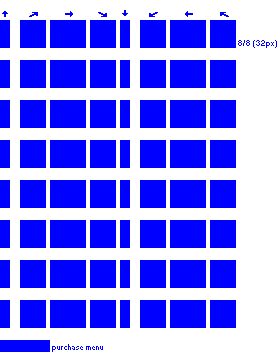
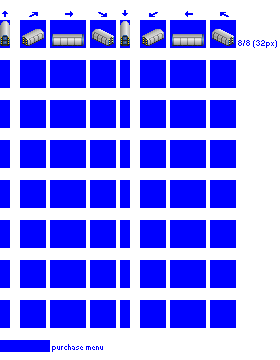
The second (280, 360) image is a revision of the first. Changes to its layers:
showed "CargoVac C4" over [0, 21, 234, 46]
